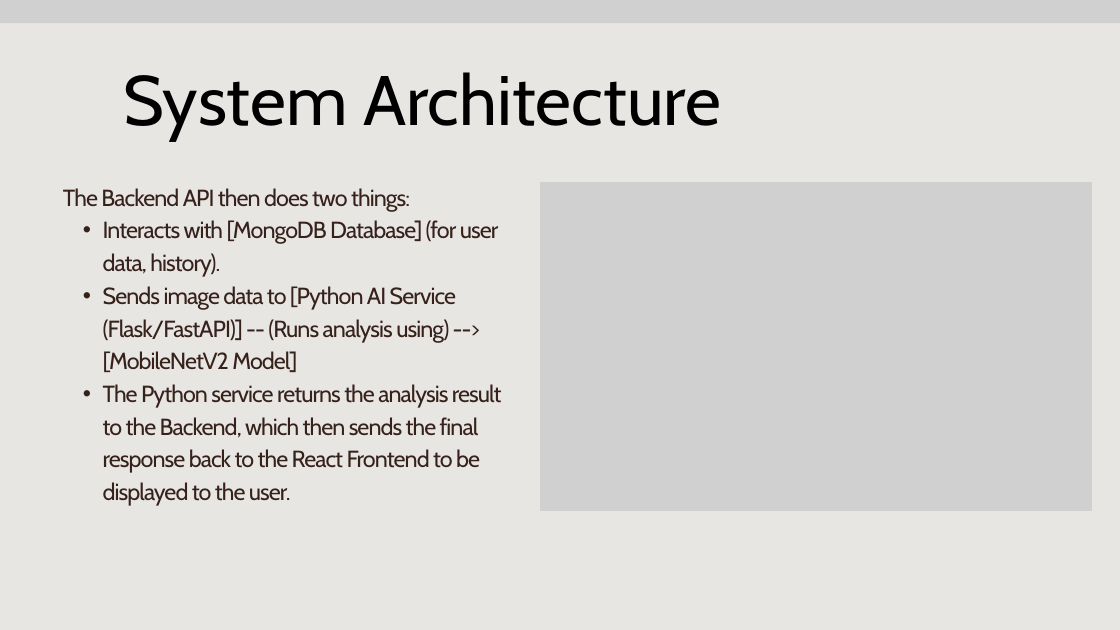
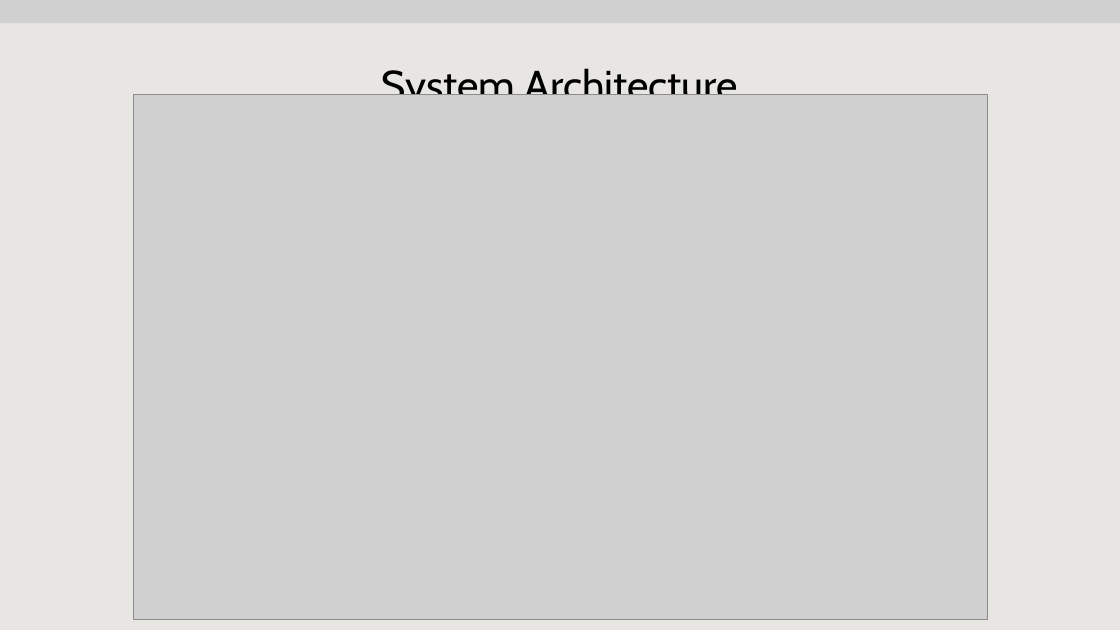
Before and after one commit to rasikarakhewar3010/Bloom-Skin, a slide deck: slide 5 of Content (2).pptx (slide 7 before the commit). Drawn at 1120x630 pixels with LibreOffice and Linux fonts; fonts in the diff are those of the drawing; grey boxes stand for pictures. Boxes give left, top, right and bottom in pixels: in the first picture for what was removed or moved away, otherwise in the second. Text is boxed around its words. In the diff, an @@ line names an element or a change of style, - is before the commit and + after.

```diff
--- a/Content (2).pptx
+++ b/Content (2).pptx
@@ text "System Architecture": place and size @@
-text "System Architecture" at [123, 72, 721, 141]
+text "System Architecture" at [382, 68, 738, 95]
@@ text "System Architecture" at [382, 68, 738, 95]: size 90 to 53.6 pt @@
@@ picture added at [133, 94, 987, 619] @@
@@ text removed at [63, 188, 502, 506] @@
-The Backend API then does two things:
-  • Interacts with [MongoDB Database] (for user data, history).
-  • Sends image data to [Python AI Service (Flask/FastAPI)] -- (Runs analysis using) --> [MobileNetV2 Model]
-  • The Python service returns the analysis result to the Backend, which then sends the final response back to the React Frontend to be displayed to the user.
@@ picture removed at [540, 182, 1092, 511] @@
```
Also in this commit, not shown: 2 other slides changed, 1 slide added, 2 slides removed, 3 other files.
